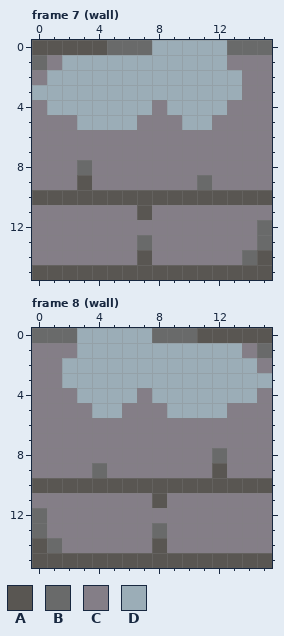
Two states of a pixel-art file, Textures/background/background.ase. Above, as it was before the edit.
16x16 pixels, 9 frames. Shown: frame 7 (wall), frame 8 (wall). The commit also changed other frames, which this record leaves out.
Palette (. is transparent): A #595652  B #696a6a  C #847e87  D #9badb7
Pixels before, frame 7 (wall), first column x 0:
 0 AAAAABBBDDDDDBBB
 1 BCDDDDDDDDDDDCCC
 2 CDDDDDDDDDDDDDCC
 3 DDDDDDDDDDDDDDCC
 4 CDDDDDDDCDDDDCCC
 5 CCCDDDDCCCDDCCCC
 6 CCCCCCCCCCCCCCCC
 7 CCCCCCCCCCCCCCCC
 8 CCCBCCCCCCCCCCCC
 9 CCCACCCCCCCBCCCC
10 AAAAAAAAAAAAAAAA
11 CCCCCCCACCCCCCCC
12 CCCCCCCCCCCCCCCB
13 CCCCCCCBCCCCCCCB
14 CCCCCCCACCCCCCBA
15 AAAAAAAAAAAAAAAA
Pixels before, frame 8 (wall), first column x 0:
 0 BBBDDDDDBBBAAAAA
 1 CCCDDDDDDDDDDDCB
 2 CCDDDDDDDDDDDDDC
 3 CCDDDDDDDDDDDDDD
 4 CCCDDDDCDDDDDDDC
 5 CCCCDDCCCDDDDCCC
 6 CCCCCCCCCCCCCCCC
 7 CCCCCCCCCCCCCCCC
 8 CCCCCCCCCCCCBCCC
 9 CCCCBCCCCCCCACCC
10 AAAAAAAAAAAAAAAA
11 CCCCCCCCACCCCCCC
12 BCCCCCCCCCCCCCCC
13 BCCCCCCCBCCCCCCC
14 ABCCCCCCACCCCCCC
15 AAAAAAAAAAAAAAAA
After the commit:
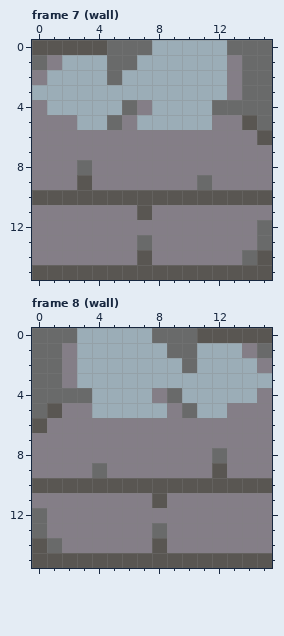
Log entry: Fix lower wall corners
Change:
Changed rows in their new state; - is an unchanged pixel.
Frame 7 (wall):
first column x 5:
 1 BB-------BB
 2 B-------CBB
 3 --------CBB
 4 -BCD---BBBB
 5 BCDDD----AB
 6 ----------A
Frame 8 (wall):
first column x 0:
 1 BB-------BB
 2 BBC-------B
 3 BBC--------
 4 BBBB---DCB-
 5 BA----DDDCB
 6 A----------
Boxes around the changes in both pictures, in picture pixels (x1, y1, x2, y2):
changed: (107, 55, 272, 145)
changed: (32, 343, 197, 433)
